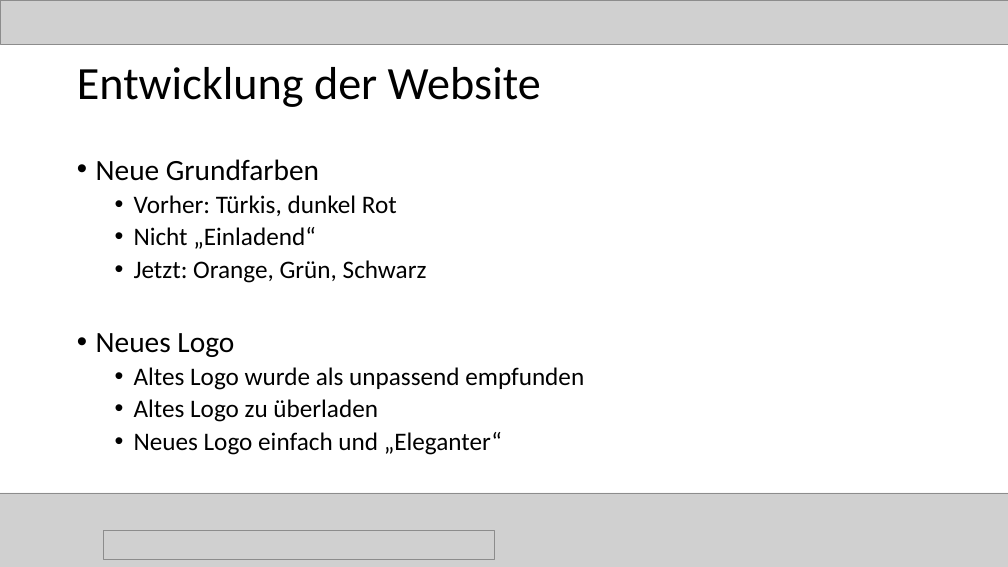
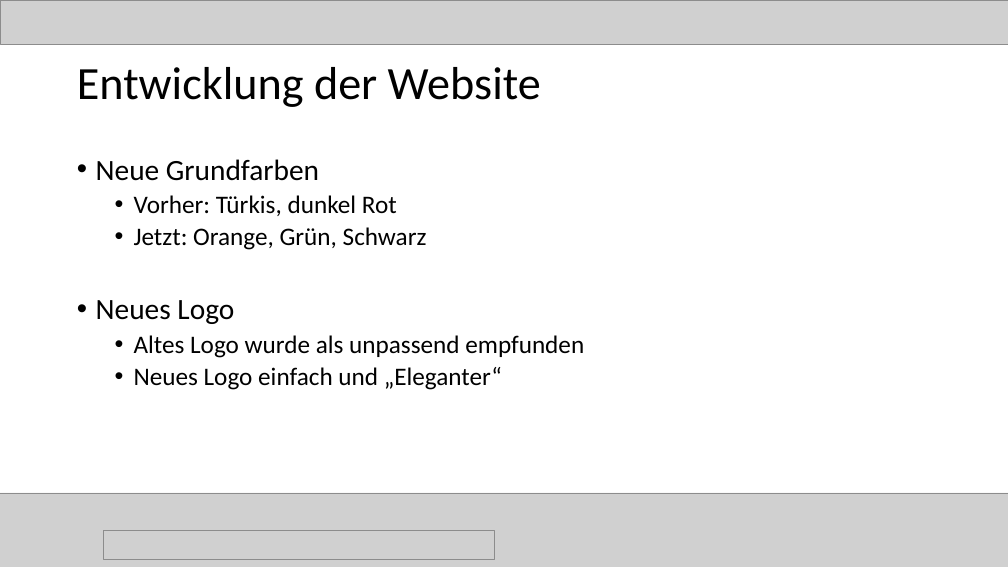
Before and after one commit to magharmi/StudentenFuerStudenten, a slide deck: slide 7 of Power Point/final.pptx. Drawn at 1008x567 pixels with LibreOffice and Linux fonts; fonts in the diff are those of the drawing; grey boxes stand for pictures. Boxes give left, top, right and bottom in pixels: in the first picture for what was removed or moved away, otherwise in the second. Text is boxed around its words. In the diff, an @@ line names an element or a change of style, - is before the commit and + after.

```diff
--- a/Power Point/final.pptx
+++ b/Power Point/final.pptx
@@ text at (x1=134, y1=227, x2=315, y2=249): paragraph removed @@
-  • Nicht „Einladend“
@@ text at (x1=134, y1=399, x2=378, y2=422): paragraph removed @@
-  • Altes Logo zu überladen
```
Also in this commit, not shown: 8 other slides changed.
